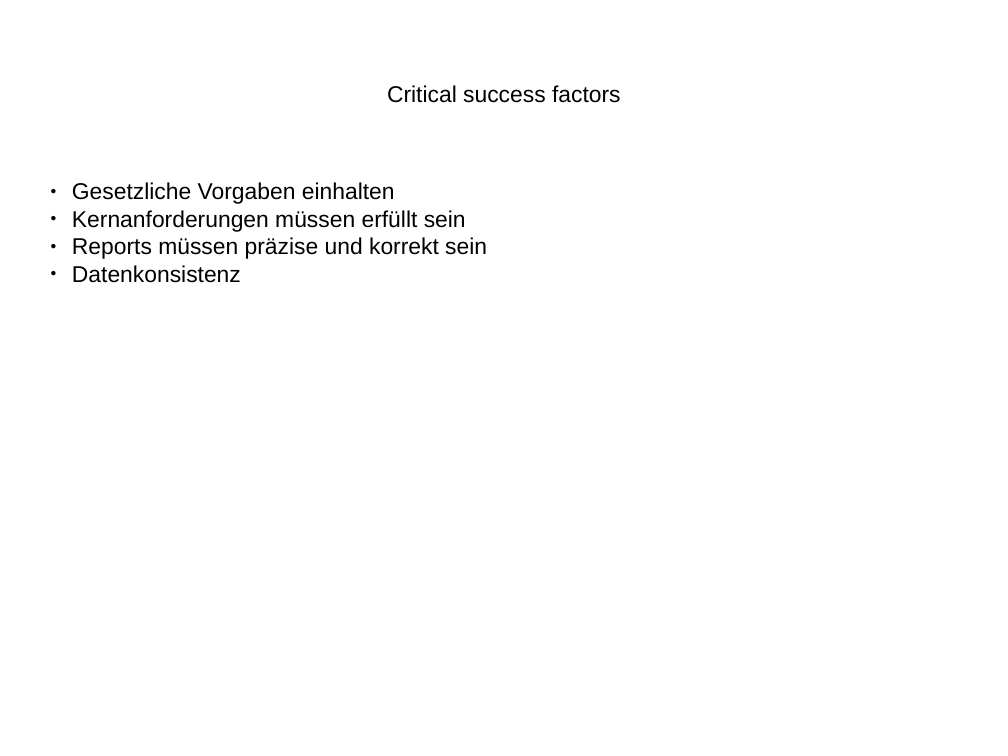
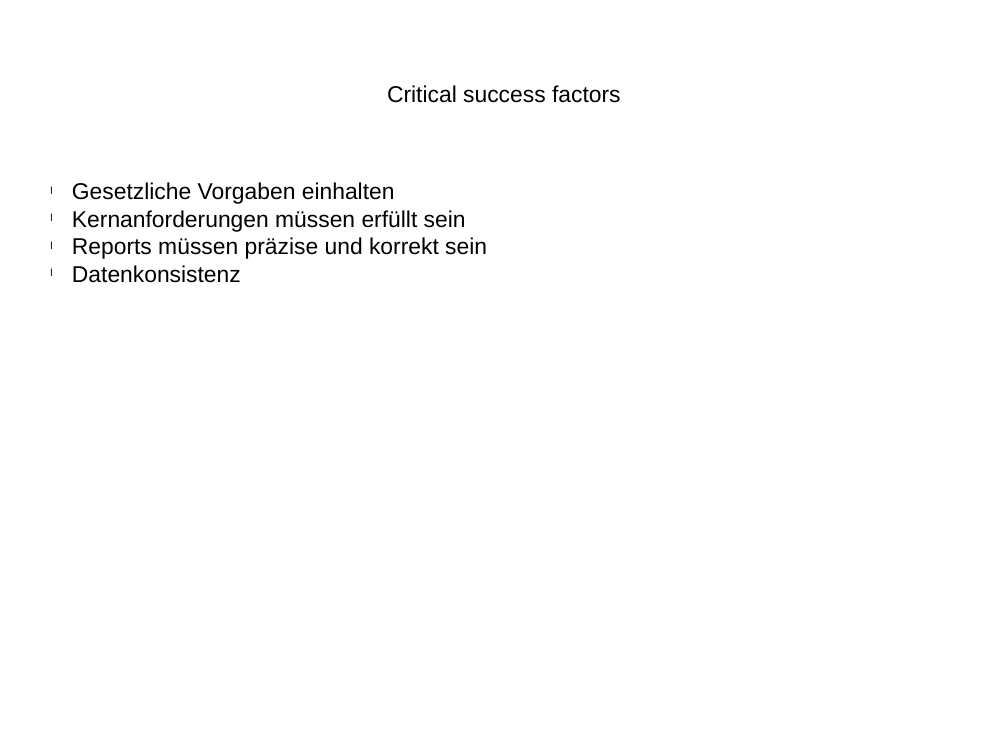
Before and after one commit to andef4/ch.bfh.bti7081.s2013.blue, a slide deck: slide 4 of doc/task01/praesi.pptx. Drawn at 1008x756 pixels with LibreOffice and Linux fonts; fonts in the diff are those of the drawing. Boxes give left, top, right and bottom in pixels: in the first picture for what was removed or moved away, otherwise in the second. Text is boxed around its words. In the diff, an @@ line names an element or a change of style, - is before the commit and + after.

```diff
--- a/doc/task01/praesi.pptx
+++ b/doc/task01/praesi.pptx
@@ text "Gesetzliche Vorgaben einhalten" at bbox=[72, 182, 487, 283]: bullet ● to l @@
```
Also in this commit, not shown: 2 other slides changed, 1 slide added, 1 slide removed, 1 other file.
